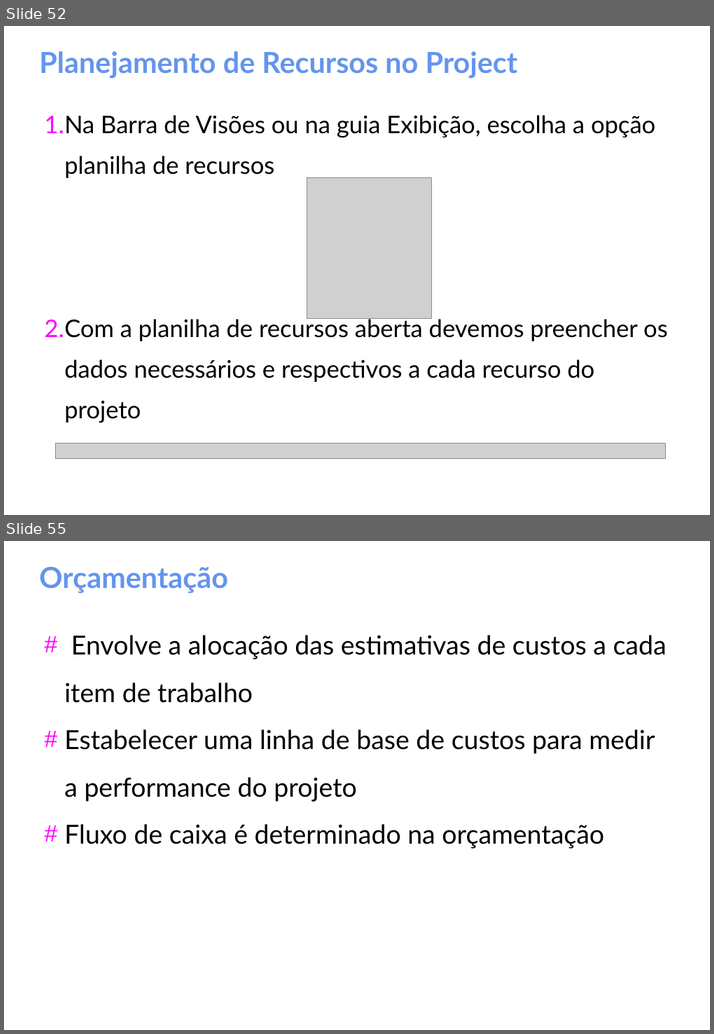
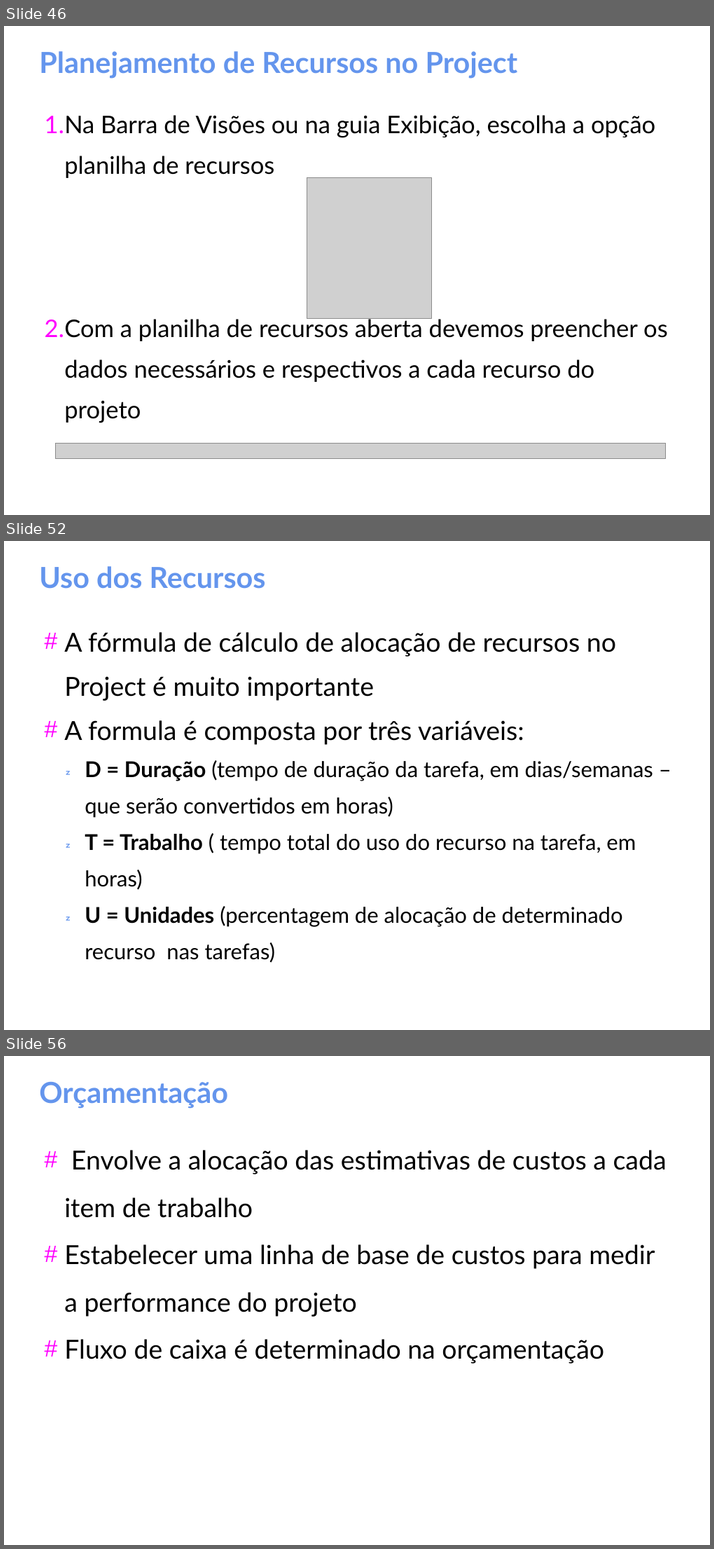
Before and after one commit to gomesluiz/gestao-de-projetos, a slide deck: aulas/project-aula-02.odp. Shown one above the other, each under a label of ours: slides 52 and 55 before the commit, slides 46, 52 and 56 after it; the slides between them are not shown. The pictures are 714x1034 and 714x1549 pixels, drawn with LibreOffice and Linux fonts; fonts in the diff are those of the drawing; grey boxes stand for pictures. Boxes give left, top, right and bottom in pixels: in the first picture for what was removed or moved away, otherwise in the second. Text is boxed around its words. In the diff, an @@ line names an element or a change of style, - is before the commit and + after.

```diff
--- a/aulas/project-aula-02.odp
+++ b/aulas/project-aula-02.odp
@@ slide 52 added at box(4, 541, 710, 1030), background #FFFFFF @@
@@ title added at box(39, 566, 266, 589), 32 pt, text #6495ED, bold @@
+Uso dos Recursos
@@ text added at box(64, 632, 653, 962), 24 pt, text #000000 @@
+# A fórmula de cálculo de alocação de recursos no Project é muito importante
+# A formula é composta por três variáveis:
+   D = Duração (tempo de duração da tarefa, em dias/semanas – que serão convertidos em horas)
+   T = Trabalho ( tempo total do uso do recurso na tarefa, em horas)
+   U = Unidades (percentagem de alocação de determinado recurso nas tarefas)
@@ what was slide 52 is now slide 46 @@
@@ what was slide 55 is now slide 56 @@
```
Also in this commit, not shown: 5 slides changed, 15 other slides added.
